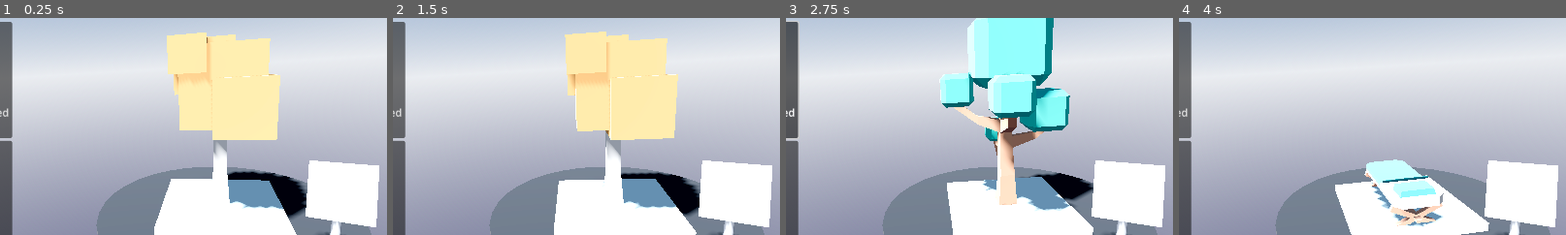
Above: before the commit, frames 1-4 (left to right).
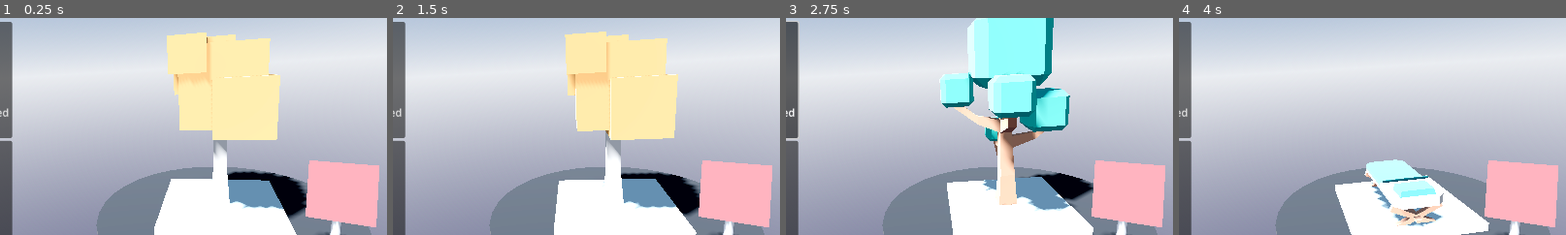
Above: after the commit, the same moments.

Repository: ydeltastar/godot-scene-texture
Game: Godot game, scene res://demo/main.tscn
Two runs of this game, one before a commit and one after it. Both use one fixed random seed, a clock stepped at 60 frames per second and the inputs below.
Inputs:
- Up to frame 1 (0.25 s): no input
- Up to frame 2 (1.5 s): click "Tree Fall" at 0.5 s; click "Tree Fall Custom Env" at 1.25 s
- Up to frame 3 (2.75 s): click "Tree Detailed" at 2 s
- Up to frame 4 (4 s): click "Cactus" at 2.75 s; click "Bed" at 3.5 s
The pictures show only the part of the screen within x 31-80%, y 21-71%; the shares and areas given below are measured in that part.

The runs differ from the first frame. In frame 1, 5.0% of the frame differs, in the area x 78-98%, y 65-97%; in frame 2, 5.0%; in frame 3, 5.0%; in frame 4, 5.0%.

Commit message:
Update demo

Diff:
--- a/demo/Main.gd
+++ b/demo/Main.gd
@@ -7,7 +7,7 @@
 var _current_scene:PackedScene
 
 @onready var _instance:Node3D = $ScenePivot/tree_blocks2
-@onready var button_grid: GridContainer = $Control/CenterContainer/VBoxContainer/GridContainer
+@onready var button_grid: GridContainer = $CenterContainer/VBoxContainer/GridContainer
 @onready var board: MeshInstance3D = $Node3D/CSGBox3D/MeshInstance3D
 
 
@@ -15,7 +15,7 @@
 	for button:Button in button_grid.get_children():
 		button.pressed.connect(_on_button_pressed.bind(button))
 
-	_on_button_pressed($Control/CenterContainer/VBoxContainer/GridContainer/Button2)
+	_on_button_pressed($CenterContainer/VBoxContainer/GridContainer/Button)
 
 
 func _process(delta: float) -> void:
--- a/demo/default_scene_texture_world3d.tres
+++ b/demo/custom_scene_texture_world3d.tres
@@ -15,7 +15,6 @@
 ambient_light_source = 3
 ambient_light_color = Color(0.53842, 0.635145, 0.853198, 1)
 tonemap_mode = 3
-ssao_enabled = true
 ssao_power = 2.35375
 ssao_detail = 3.57
 ssao_sharpness = 0.26
--- a/demo/main.tscn
+++ b/demo/main.tscn
@@ -1,37 +1,16 @@
 [gd_scene load_steps=22 format=3 uid="uid://dbqiqfqf3pytg"]
 
-[ext_resource type="Script" uid="uid://6w02pi5m2p80" path="res://demo/Main.gd" id="1_j883o"]
+[ext_resource type="Script" path="res://demo/Main.gd" id="1_j883o"]
 [ext_resource type="Script" path="res://addons/scene_texture/SceneTexture.gd" id="1_oi2nq"]
 [ext_resource type="Environment" uid="uid://d22ljvvlfrf5x" path="res://demo/main_environment.tres" id="2_i30cj"]
 [ext_resource type="ButtonGroup" uid="uid://bdg4j4eddan60" path="res://demo/button_group.tres" id="2_w4sxa"]
 [ext_resource type="PackedScene" uid="uid://b8dhifickdrll" path="res://demo/assets/models/tree_blocks_fall.glb" id="4_0ntgt"]
+[ext_resource type="Texture2D" uid="uid://0hy8ggdx1ffh" path="res://demo/tree_fall_texture.tres" id="4_l7jv1"]
 [ext_resource type="PackedScene" uid="uid://dm5w3m8w5j42p" path="res://demo/assets/models/tree_detailed.glb" id="6_7omst"]
-[ext_resource type="World3D" uid="uid://bra76mpxojd28" path="res://demo/default_scene_texture_world3d.tres" id="6_avdnd"]
+[ext_resource type="World3D" uid="uid://bra76mpxojd28" path="res://demo/custom_scene_texture_world3d.tres" id="6_avdnd"]
 [ext_resource type="PackedScene" uid="uid://c8mdsyxmrlvpc" path="res://demo/assets/models/cactus_short.glb" id="7_h7q65"]
 [ext_resource type="PackedScene" uid="uid://ds06y47egew6" path="res://demo/assets/models/bed.glb" id="8_p72rv"]
 [ext_resource type="PackedScene" uid="uid://dyva5tkj2xmm0" path="res://demo/assets/models/tree_blocks.glb" id="9_n7f3y"]
-
-[sub_resource type="Texture2D" id="Texture2D_jbx0s"]
-resource_local_to_scene = false
-resource_name = ""
-script = ExtResource("1_oi2nq")
-width = 96
-height = 96
-scene = ExtResource("4_0ntgt")
-scene_position = Vector3(0, 0.055, 0)
-scene_rotation = Vector3(0, 0, 0)
-scene_scale = Vector3(1, 1, 1)
-camera_distance = 2.28
-camera_position = Vector3(0, 0.72, 0)
-camera_rotation = Vector3(-0.698132, -0.436332, 0)
-light_color = Color(1, 1, 1, 1)
-light_energy = 2.5
-light_angular_distance = 0.0
-light_shadow = false
-light_rotation = Vector3(-1.0472, 1.0472, 0)
-render_transparent_bg = true
-render_auto_bake = true
-render_store_bake = false
 
 [sub_resource type="Texture2D" id="Texture2D_d7uob"]
 resource_local_to_scene = false
@@ -152,10 +131,11 @@
 metallic = 0.69
 
 [sub_resource type="StandardMaterial3D" id="StandardMaterial3D_moy8s"]
-albedo_color = Color(0.613818, 0.509804, 0.49093, 1)
+albedo_color = Color(0.491292, 0.316364, 0.316923, 1)
 
 [sub_resource type="StandardMaterial3D" id="StandardMaterial3D_miisf"]
 transparency = 1
+albedo_texture = ExtResource("4_l7jv1")
 
 [sub_resource type="QuadMesh" id="QuadMesh_ednu6"]
 material = SubResource("StandardMaterial3D_miisf")
@@ -178,16 +158,7 @@
 directional_shadow_fade_start = 0.316
 directional_shadow_max_distance = 8.0
 
-[node name="Control" type="Control" parent="."]
-layout_mode = 3
-anchors_preset = 15
-anchor_right = 1.0
-anchor_bottom = 1.0
-grow_horizontal = 2
-grow_vertical = 2
-
-[node name="CenterContainer" type="CenterContainer" parent="Control"]
-layout_mode = 1
+[node name="CenterContainer" type="CenterContainer" parent="."]
 anchors_preset = 4
 anchor_top = 0.5
 anchor_bottom = 0.5
@@ -197,23 +168,23 @@
 offset_bottom = 258.0
 grow_vertical = 2
 
-[node name="VBoxContainer" type="VBoxContainer" parent="Control/CenterContainer"]
-layout_mode = 2
-
-[node name="GridContainer" type="GridContainer" parent="Control/CenterContainer/VBoxContainer"]
+[node name="VBoxContainer" type="VBoxContainer" parent="CenterContainer"]
+layout_mode = 2
+
+[node name="GridContainer" type="GridContainer" parent="CenterContainer/VBoxContainer"]
 layout_mode = 2
 columns = 3
 
-[node name="Button2" type="Button" parent="Control/CenterContainer/VBoxContainer/GridContainer"]
+[node name="Button" type="Button" parent="CenterContainer/VBoxContainer/GridContainer"]
 layout_mode = 2
 toggle_mode = true
 button_group = ExtResource("2_w4sxa")
 text = "Tree Fall"
-icon = SubResource("Texture2D_jbx0s")
-icon_alignment = 1
-vertical_icon_alignment = 0
-
-[node name="Button9" type="Button" parent="Control/CenterContainer/VBoxContainer/GridContainer"]
+icon = ExtResource("4_l7jv1")
+icon_alignment = 1
+vertical_icon_alignment = 0
+
+[node name="Button2" type="Button" parent="CenterContainer/VBoxContainer/GridContainer"]
 layout_mode = 2
 toggle_mode = true
 button_group = ExtResource("2_w4sxa")
@@ -223,7 +194,7 @@
 icon_alignment = 1
 vertical_icon_alignment = 0
 
-[node name="Button3" type="Button" parent="Control/CenterContainer/VBoxContainer/GridContainer"]
+[node name="Button3" type="Button" parent="CenterContainer/VBoxContainer/GridContainer"]
 layout_mode = 2
 toggle_mode = true
 button_group = ExtResource("2_w4sxa")
@@ -232,7 +203,7 @@
 icon_alignment = 1
 vertical_icon_alignment = 0
 
-[node name="Button4" type="Button" parent="Control/CenterContainer/VBoxContainer/GridContainer"]
+[node name="Button4" type="Button" parent="CenterContainer/VBoxContainer/GridContainer"]
 layout_mode = 2
 toggle_mode = true
 button_group = ExtResource("2_w4sxa")
@@ -241,7 +212,7 @@
 icon_alignment = 1
 vertical_icon_alignment = 0
 
-[node name="Button5" type="Button" parent="Control/CenterContainer/VBoxContainer/GridContainer"]
+[node name="Button5" type="Button" parent="CenterContainer/VBoxContainer/GridContainer"]
 layout_mode = 2
 toggle_mode = true
 button_group = ExtResource("2_w4sxa")
@@ -250,7 +221,7 @@
 icon_alignment = 1
 vertical_icon_alignment = 0
 
-[node name="Button6" type="Button" parent="Control/CenterContainer/VBoxContainer/GridContainer"]
+[node name="Button6" type="Button" parent="CenterContainer/VBoxContainer/GridContainer"]
 layout_mode = 2
 toggle_mode = true
 button_group = ExtResource("2_w4sxa")
@@ -260,7 +231,7 @@
 icon_alignment = 1
 vertical_icon_alignment = 0
 
-[node name="Button" type="Button" parent="Control/CenterContainer/VBoxContainer"]
+[node name="Randomize" type="Button" parent="CenterContainer/VBoxContainer"]
 layout_mode = 2
 text = "Randomize Settings"
 
@@ -273,9 +244,9 @@
 size = Vector3(0.826, 0.093, 0.826)
 material = SubResource("StandardMaterial3D_abv04")
 
-[node name="Node3D2" type="Node3D" parent="."]
-
-[node name="Camera3D" type="Camera3D" parent="Node3D2"]
+[node name="CameraPivot" type="Node3D" parent="."]
+
+[node name="Camera3D" type="Camera3D" parent="CameraPivot"]
 transform = Transform3D(0.973992, -4.34439e-08, 0.226584, -0.0586441, 0.965926, 0.252088, -0.218863, -0.258819, 0.940804, -0.0226147, 0.958992, 1.9568)
 far = 8.0
 
@@ -303,4 +274,4 @@
 transform = Transform3D(1, 0, 0, 0, 1, 0, 0, 0, 1, 0, 8.14907e-10, 0.00922859)
 mesh = SubResource("QuadMesh_ednu6")
 
-[connection signal="pressed" from="Control/CenterContainer/VBoxContainer/Button" to="." method="_on_rebake_pressed"]
+[connection signal="pressed" from="CenterContainer/VBoxContainer/Randomize" to="." method="_on_rebake_pressed"]
--- a/demo/main_environment.tres
+++ b/demo/main_environment.tres
@@ -14,7 +14,6 @@
 ambient_light_source = 3
 ambient_light_color = Color(0.53842, 0.635145, 0.853198, 1)
 tonemap_mode = 3
-ssao_enabled = true
 ssao_power = 2.35375
 ssao_detail = 3.57
 ssao_sharpness = 0.26
--- /dev/null
+++ b/demo/tree_fall_texture.tres
@@ -0,0 +1,26 @@
+[gd_resource type="Texture2D" script_class="SceneTexture" load_steps=3 format=3 uid="uid://0hy8ggdx1ffh"]
+
+[ext_resource type="PackedScene" uid="uid://b8dhifickdrll" path="res://demo/assets/models/tree_blocks_fall.glb" id="1_aiwoi"]
+[ext_resource type="Script" path="res://addons/scene_texture/SceneTexture.gd" id="2_gbb2e"]
+
+[resource]
+resource_local_to_scene = false
+resource_name = ""
+script = ExtResource("2_gbb2e")
+width = 96
+height = 96
+scene = ExtResource("1_aiwoi")
+scene_position = Vector3(0, 0.055, 0)
+scene_rotation = Vector3(0, 0, 0)
+scene_scale = Vector3(1, 1, 1)
+camera_distance = 2.28
+camera_position = Vector3(0, 0.72, 0)
+camera_rotation = Vector3(-0.698132, -0.436332, 0)
+light_color = Color(1, 1, 1, 1)
+light_energy = 2.5
+light_angular_distance = 0.0
+light_shadow = false
+light_rotation = Vector3(-1.0472, 1.0472, 0)
+render_transparent_bg = true
+render_auto_bake = true
+render_store_bake = false
